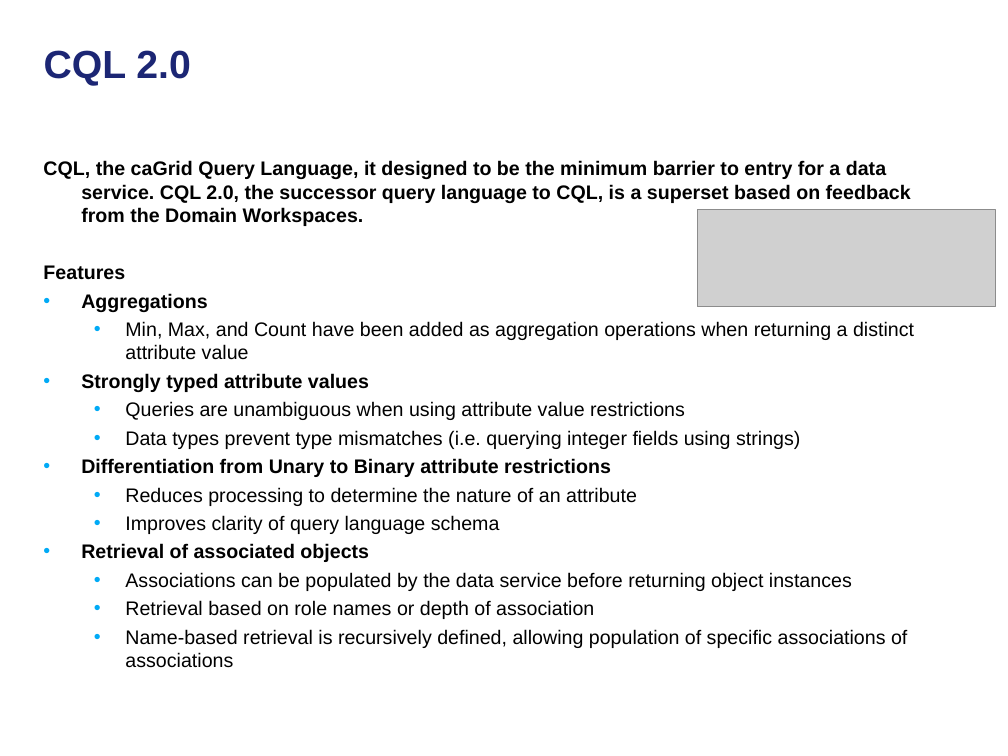
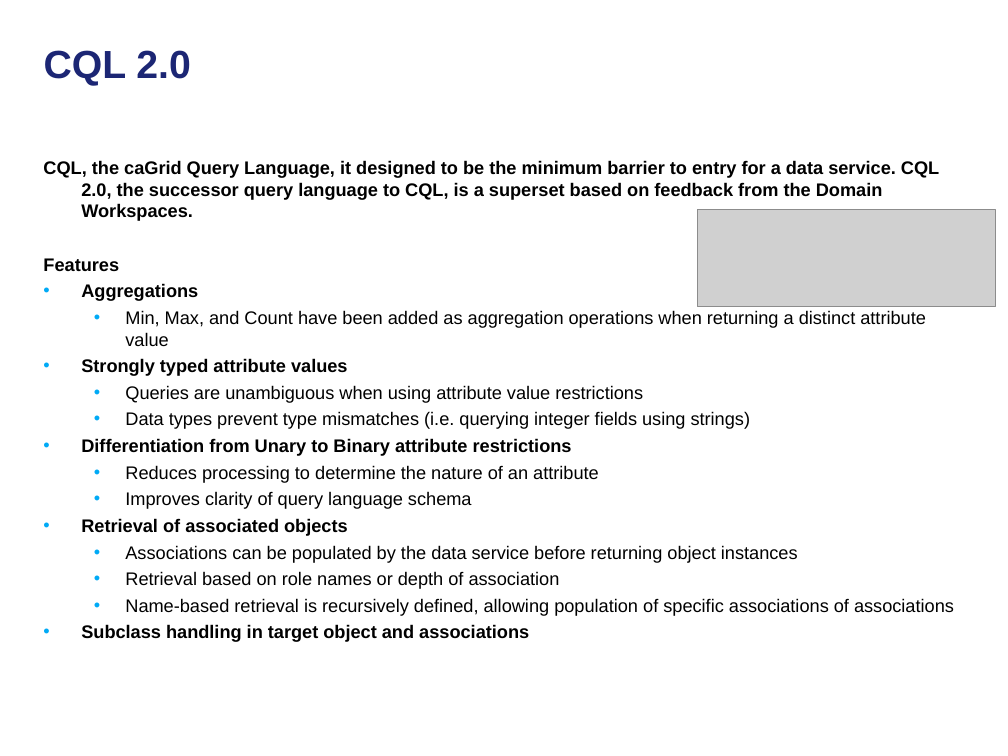
Before and after one commit to NCIP/cagrid-docs, a slide deck: slide 9 of general/presentations/200910_VCDE_ARCH/20091022_Arch_VCDE_caGrid_Future.ppt. Drawn at 1008x756 pixels with LibreOffice and Linux fonts; fonts in the diff are those of the drawing; grey boxes stand for pictures; background and template pictures are left out. Boxes give left, top, right and bottom in pixels: in the first picture for what was removed or moved away, otherwise in the second. Text is boxed around its words. In the diff, an @@ line names an element or a change of style, - is before the commit and + after.

```diff
--- a/general/presentations/200910_VCDE_ARCH/20091022_Arch_VCDE_caGrid_Future.ppt
+++ b/general/presentations/200910_VCDE_ARCH/20091022_Arch_VCDE_caGrid_Future.ppt
@@ text at box(43, 160, 954, 616): size 14 to 12.9 pt @@
@@ text at box(81, 624, 529, 642): paragraph added @@
+• Subclass handling in target object and associations
```
Also in this commit, not shown: 8 other slides changed, 3 slides added, 11 slides removed.
